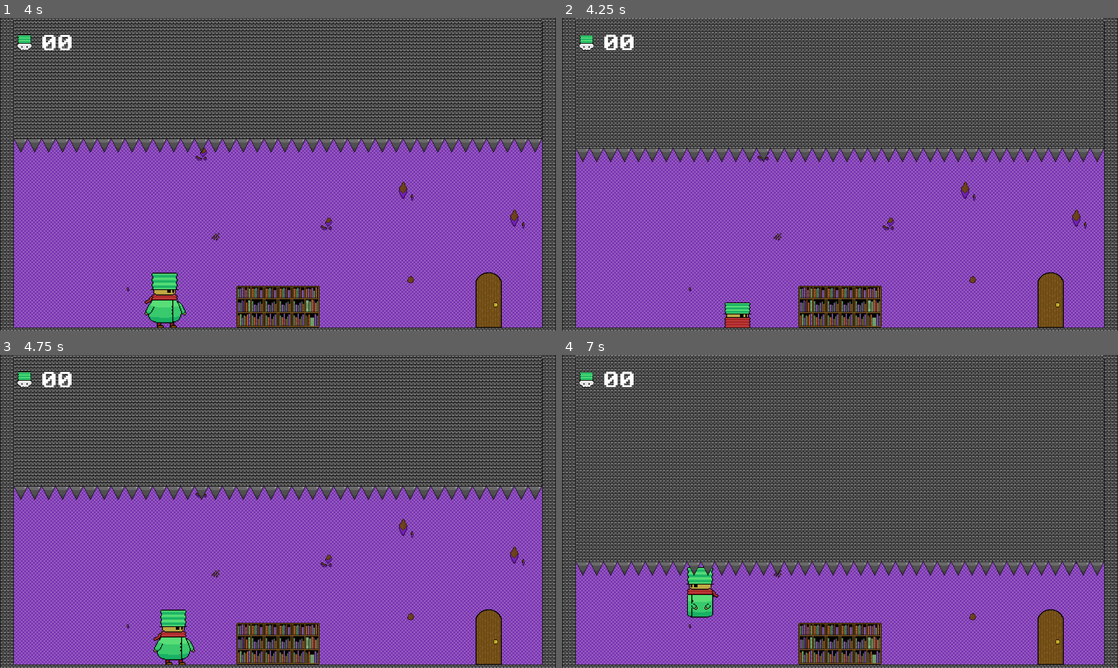
Above: before the commit, frames 1-4 (two rows, left to right).
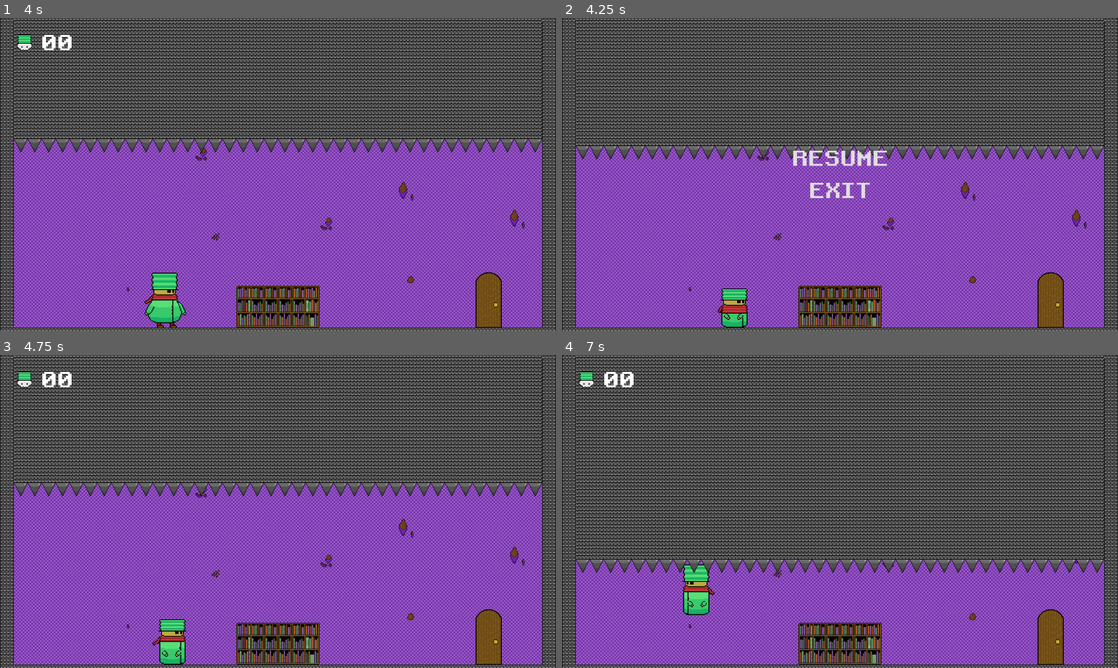
Above: after the commit, the same moments.

Repository: thanikTheDev/shrinking-nightmare
Game: Godot game, scene res://Scenes/Level1.tscn
Two runs of this game, one before a commit and one after it. Both use one fixed random seed, a clock stepped at 60 frames per second and the inputs below.
Inputs (mouse positions are in pixels of both pictures, inside the frame that each line leads up to):
- Up to frame 1 (4 s): hold S (crouch) 0.53-1.28 s; hold D (right) 0.53-2.03 s; tap Space (jump) at 0.77, 1.52, 3.02, 3.77 s; tap S (crouch) at 1.35, 2.85 s; hold A (left) 2.03-2.78 s; hold S (crouch) 2.03-2.78 s; hold D (right) from 2.78 s (still down); hold S (crouch) from 3.53 s (still down)
- Up to frame 2 (4.25 s): keep holding D (right); keep holding S (crouch); tap Escape (pause, bound only after the commit) at 4.15 s
- Up to frame 3 (4.75 s): release D (right) at 4.25 s; release S (crouch) at 4.25 s; click (278, 495) at 4.25 s, where only the run after the commit has a clickable "RESUME"
- Up to frame 4 (7 s): hold A (left) 5.03-5.78 s; tap S (crouch) at 5.1, 6.6 s; tap Space (jump) at 5.27, 6.77 s; hold D (right) 5.78-6.53 s; hold S (crouch) 5.78-6.53 s; hold A (left) from 6.53 s (still down)

Frame 1 is identical in both runs. In frame 2, 40% of the frame differs, in the area x 2-98%, y 0-99%; in frame 3, 3.2%; in frame 4, 62%, in the area x 2-98%, y 0-84%.

Commit message:
Added Pause Menu

Diff:
--- /dev/null
+++ b/Prefabs/PauseMenu.tscn
@@ -0,0 +1,50 @@
+[gd_scene load_steps=3 format=3 uid="uid://bmwrbob5cktxt"]
+
+[ext_resource type="FontFile" uid="uid://lbn5nxdl7s8g" path="res://Retro Gaming.ttf" id="1_h4xi5"]
+[ext_resource type="Script" path="res://Scripts/PauseMenu.gd" id="1_hmhwq"]
+
+[node name="Pause Menu" type="Control"]
+layout_mode = 3
+anchors_preset = 15
+anchor_right = 1.0
+anchor_bottom = 1.0
+grow_horizontal = 2
+grow_vertical = 2
+script = ExtResource("1_hmhwq")
+
+[node name="CenterContainer" type="CenterContainer" parent="."]
+layout_mode = 1
+anchors_preset = 15
+anchor_right = 1.0
+anchor_bottom = 1.0
+grow_horizontal = 2
+grow_vertical = 2
+
+[node name="VBoxContainer" type="VBoxContainer" parent="CenterContainer"]
+layout_mode = 2
+
+[node name="Resume" type="Button" parent="CenterContainer/VBoxContainer"]
+layout_mode = 2
+theme_override_fonts/font = ExtResource("1_h4xi5")
+theme_override_font_sizes/font_size = 48
+text = "RESUME"
+flat = true
+
+[node name="Go To Main Menu" type="Button" parent="CenterContainer/VBoxContainer"]
+visible = false
+layout_mode = 2
+theme_override_fonts/font = ExtResource("1_h4xi5")
+theme_override_font_sizes/font_size = 48
+text = "GO TO MAIN MENU"
+flat = true
+
+[node name="Exit" type="Button" parent="CenterContainer/VBoxContainer"]
+layout_mode = 2
+theme_override_fonts/font = ExtResource("1_h4xi5")
+theme_override_font_sizes/font_size = 48
+text = "EXIT"
+flat = true
+
+[connection signal="pressed" from="CenterContainer/VBoxContainer/Resume" to="." method="_on_resume_pressed"]
+[connection signal="pressed" from="CenterContainer/VBoxContainer/Go To Main Menu" to="." method="_on_go_to_main_menu_pressed"]
+[connection signal="pressed" from="CenterContainer/VBoxContainer/Exit" to="." method="_on_exit_pressed"]
--- a/Scenes/Level1.tscn
+++ b/Scenes/Level1.tscn
@@ -1,10 +1,12 @@
-[gd_scene load_steps=9 format=3 uid="uid://xn8wofqoe410"]
+[gd_scene load_steps=11 format=3 uid="uid://xn8wofqoe410"]
 
 [ext_resource type="Texture2D" uid="uid://furi3rtatutr" path="res://Sprites/Walls.png" id="1_3tkrt"]
+[ext_resource type="Script" path="res://Scripts/Main.gd" id="1_aqswc"]
 [ext_resource type="PackedScene" uid="uid://bmbvdjsjnpi6d" path="res://Prefabs/Player.tscn" id="2_d7amt"]
 [ext_resource type="PackedScene" uid="uid://bp5n8at565fac" path="res://Prefabs/Door.tscn" id="4_pxbon"]
 [ext_resource type="PackedScene" uid="uid://di2f81hr75u5f" path="res://Prefabs/DeathZone.tscn" id="4_sdlpk"]
 [ext_resource type="PackedScene" uid="uid://dlott36c13c1y" path="res://Prefabs/UI.tscn" id="5_cdryq"]
+[ext_resource type="PackedScene" uid="uid://bmwrbob5cktxt" path="res://Prefabs/PauseMenu.tscn" id="7_q02ap"]
 
 [sub_resource type="TileMapPattern" id="TileMapPattern_d7qtn"]
 tile_data = PackedInt32Array(0, 0, 0, 65536, 0, 2, 1, 131072, 0, 65537, 131072, 2)
@@ -164,6 +166,7 @@
 pattern_0 = SubResource("TileMapPattern_d7qtn")
 
 [node name="Main" type="Node2D"]
+script = ExtResource("1_aqswc")
 
 [node name="TileMap" type="TileMap" parent="."]
 tile_set = SubResource("TileSet_yjmuw")
@@ -195,5 +198,8 @@
 
 [node name="UI" parent="CanvasLayer" instance=ExtResource("5_cdryq")]
 
+[node name="Pause Menu" parent="CanvasLayer" instance=ExtResource("7_q02ap")]
+visible = false
+
 [connection signal="moved" from="Player" to="Death Zone" method="_on_player_moved"]
 [connection signal="body_entered" from="Death Zone" to="Death Zone" method="_on_body_entered"]
--- /dev/null
+++ b/Scripts/Main.gd
@@ -0,0 +1,25 @@
+extends Node2D
+
+@onready var _ui = $CanvasLayer/UI
+@onready var _pause_menu = $"CanvasLayer/Pause Menu"
+
+var _paused = false
+
+# Called every frame. 'delta' is the elapsed time since the previous frame.
+func _process(delta):
+	if Input.is_action_just_pressed("pause"):
+		pause()
+
+func pause():
+	if _paused:
+		$Player.set_physics_process(true)
+		_pause_menu.hide()
+		_ui.show()
+		Engine.time_scale = 1
+	else:
+		$Player.set_physics_process(false)
+		_pause_menu.show()
+		_ui.hide()
+		Engine.time_scale = 0
+
+	_paused = not _paused
--- /dev/null
+++ b/Scripts/PauseMenu.gd
@@ -0,0 +1,12 @@
+extends Control
+
+@onready var main = $"../../"
+
+func _on_resume_pressed():
+	main.pause()
+
+func _on_go_to_main_menu_pressed():
+	pass # Replace with function body.
+
+func _on_exit_pressed():
+	get_tree().quit()
--- a/project.godot
+++ b/project.godot
@@ -56,6 +56,12 @@
 "events": [Object(InputEventKey,"resource_local_to_scene":false,"resource_name":"","device":-1,"window_id":0,"alt_pressed":false,"shift_pressed":false,"ctrl_pressed":false,"meta_pressed":false,"pressed":false,"keycode":0,"physical_keycode":75,"key_label":0,"unicode":107,"echo":false,"script":null)
 ]
 }
+pause={
+"deadzone": 0.5,
+"events": [Object(InputEventKey,"resource_local_to_scene":false,"resource_name":"","device":-1,"window_id":0,"alt_pressed":false,"shift_pressed":false,"ctrl_pressed":false,"meta_pressed":false,"pressed":false,"keycode":0,"physical_keycode":4194305,"key_label":0,"unicode":0,"echo":false,"script":null)
+, Object(InputEventKey,"resource_local_to_scene":false,"resource_name":"","device":-1,"window_id":0,"alt_pressed":false,"shift_pressed":false,"ctrl_pressed":false,"meta_pressed":false,"pressed":false,"keycode":0,"physical_keycode":80,"key_label":0,"unicode":112,"echo":false,"script":null)
+]
+}
 
 [rendering]
 
